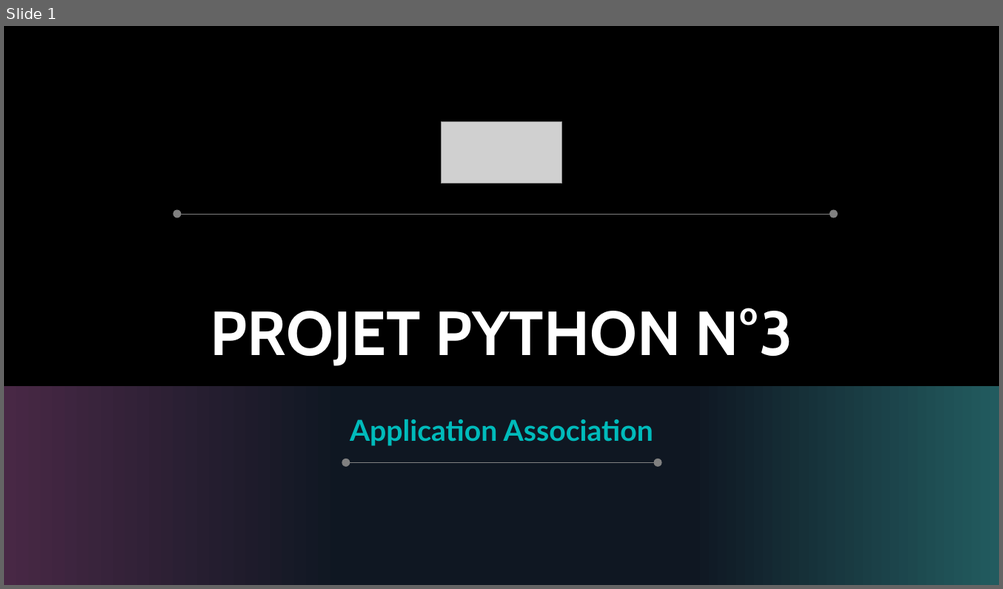
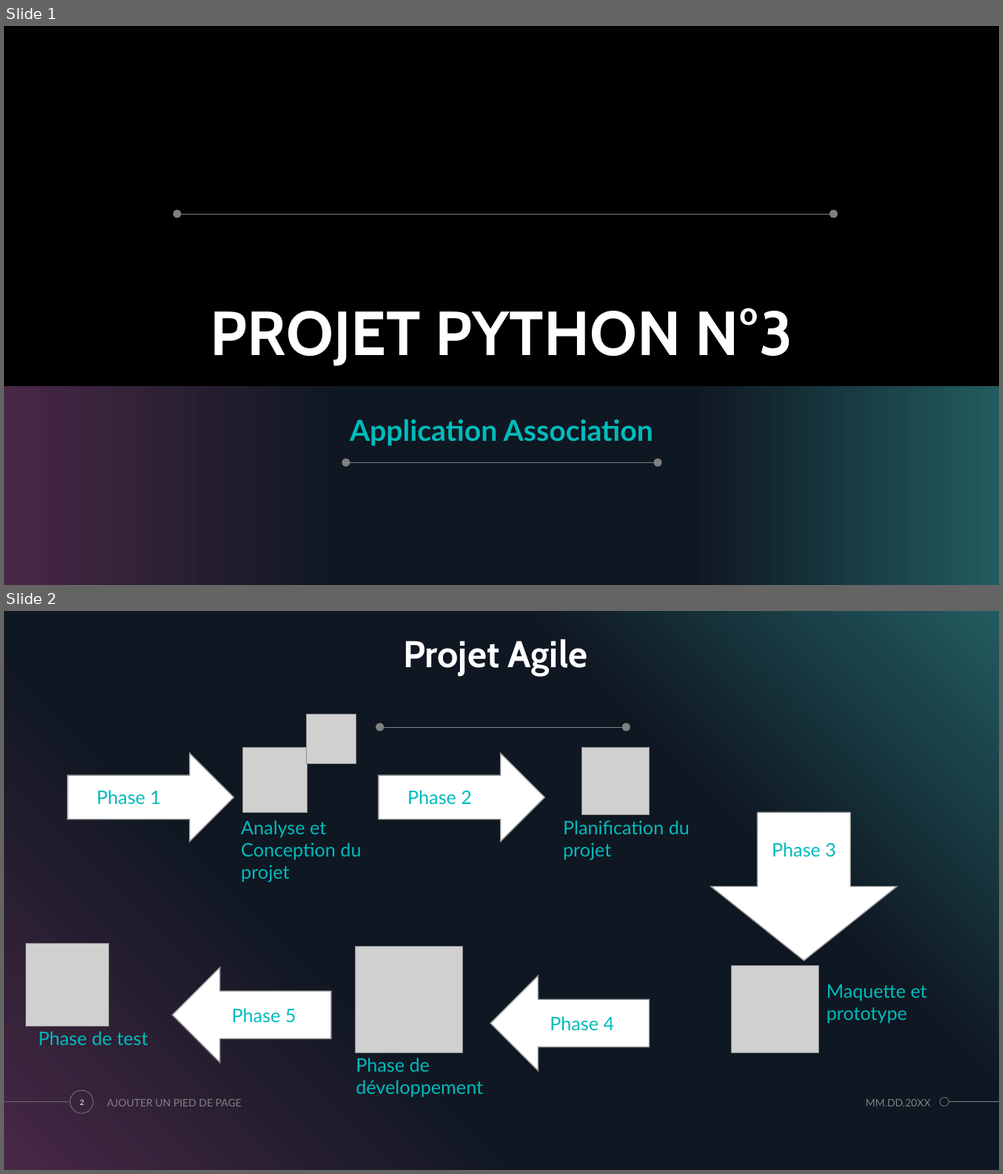
Before and after one commit to maldoq/ApplicationAssociation, a slide deck: Application/PROJET N°3 PYTHON.pptx. Shown one above the other, each under a label of ours: slide 1 before the commit, slides 1 and 2 after it. The pictures are 1003x589 and 1003x1174 pixels, drawn with LibreOffice and Linux fonts; fonts in the diff are those of the drawing; grey boxes stand for pictures; background and template pictures are left out. Boxes give left, top, right and bottom in pixels: in the first picture for what was removed or moved away, otherwise in the second. Text is boxed around its words. In the diff, an @@ line names an element or a change of style, - is before the commit and + after.

```diff
--- a/Application/PROJET N°3 PYTHON.pptx
+++ b/Application/PROJET N°3 PYTHON.pptx
@@ slide 2 added at (x1=4, y1=611, x2=999, y2=1170), background #000000; not listed: 4 template elements that a slide beside it also shows @@
@@ rectangle added at (x1=4, y1=611, x2=999, y2=1170), fill gradient #482845 to #0F1722 to #225B5F @@
@@ title added at (x1=403, y1=639, x2=587, y2=675), 36 pt, text #FFFFFF, bold @@
+Projet Agile
@@ picture added at (x1=306, y1=714, x2=356, y2=764) @@
@@ ellipse added at (x1=375, y1=723, x2=384, y2=731), fill #808080 @@
@@ line added from (381, 727) to (628, 727), #808080 0.5 pt @@
@@ ellipse added at (x1=622, y1=723, x2=630, y2=731), fill #808080 @@
@@ right arrow added at (x1=68, y1=754, x2=234, y2=842), fill #FFFFFF, outline #999999 1 pt @@
@@ picture added at (x1=243, y1=748, x2=307, y2=812) @@
@@ right arrow added at (x1=378, y1=754, x2=545, y2=842), fill #FFFFFF, outline #999999 1 pt @@
@@ picture added at (x1=582, y1=748, x2=649, y2=815) @@
@@ text added at (x1=96, y1=790, x2=161, y2=805), 18 pt, text #00BBBB @@
+Phase 1
@@ text added at (x1=407, y1=790, x2=472, y2=805), 18 pt, text #00BBBB @@
+Phase 2
@@ text added at (x1=241, y1=820, x2=361, y2=883), 18 pt, text #00BBBB @@
+Analyse et Conception du projet
@@ text added at (x1=563, y1=820, x2=689, y2=860), 18 pt, text #00BBBB @@
+Planification du projet
@@ down arrow added at (x1=711, y1=812, x2=896, y2=961), fill #FFFFFF, outline #999999 1 pt @@
@@ text added at (x1=771, y1=843, x2=836, y2=857), 18 pt, text #00BBBB @@
+Phase 3
@@ picture added at (x1=26, y1=944, x2=109, y2=1027) @@
@@ picture added at (x1=356, y1=947, x2=462, y2=1054) @@
@@ left arrow added at (x1=173, y1=968, x2=332, y2=1063), fill #FFFFFF, outline #999999 1 pt @@
@@ left arrow added at (x1=490, y1=976, x2=649, y2=1071), fill #FFFFFF, outline #999999 1 pt @@
@@ picture added at (x1=731, y1=966, x2=819, y2=1054) @@
@@ text added at (x1=826, y1=985, x2=927, y2=1024), 18 pt, text #00BBBB @@
+Maquette et prototype
@@ text added at (x1=232, y1=1008, x2=296, y2=1023), 18 pt, text #00BBBB @@
+Phase 5
@@ text added at (x1=38, y1=1031, x2=148, y2=1045), 18 pt, text #00BBBB @@
+Phase de test
@@ text added at (x1=549, y1=1017, x2=614, y2=1031), 18 pt, text #00BBBB @@
+Phase 4
@@ text added at (x1=356, y1=1058, x2=483, y2=1098), 18 pt, text #00BBBB @@
+Phase de développement
@@ page number added at (x1=80, y1=1100, x2=85, y2=1105), 7 pt, text #FFFFFF @@
+2
@@ text added at (x1=107, y1=1099, x2=242, y2=1107), 10 pt, text #808080 @@
+AJOUTER UN PIED DE PAGE
@@ text added at (x1=865, y1=1099, x2=930, y2=1107), 10 pt, text #808080 @@
+MM.DD.20XX
@@ slide 1 changed as well @@
@@ picture removed at (x1=441, y1=121, x2=562, y2=184) @@
```
Also in this commit, not shown: 5 other slides changed, 6 slides removed, 4 other files.
